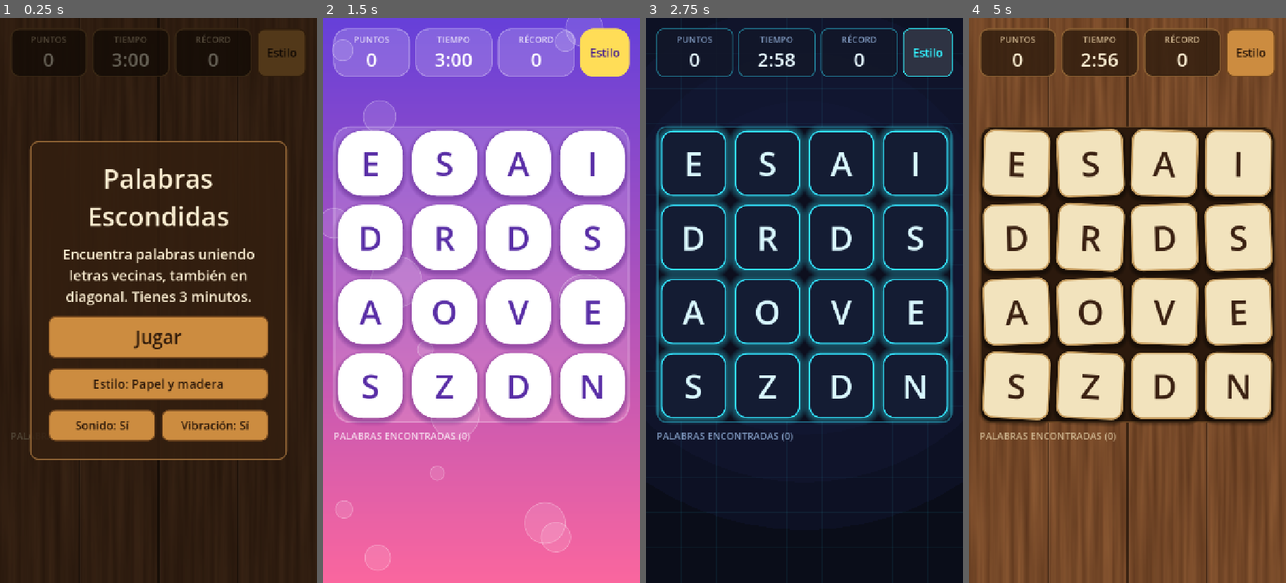
Above: before the commit, frames 1-4 (left to right).
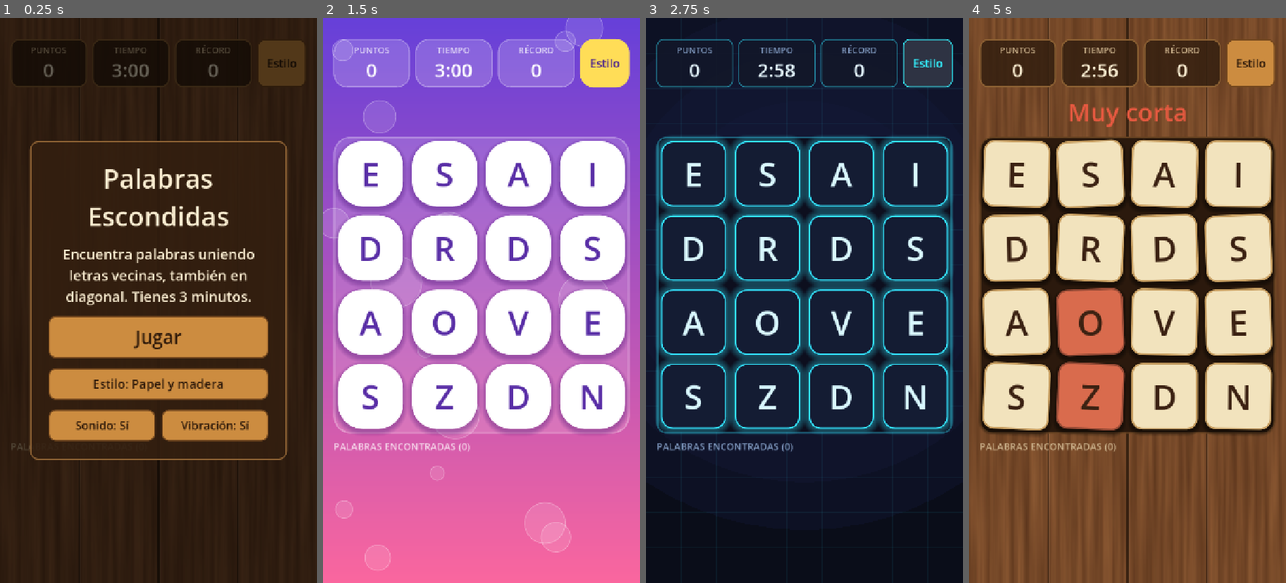
Above: after the commit, the same moments.

Repository: nawelitus/palabras-escondidas
Game: Godot game, scene res://main.tscn
Two runs of this game, one before a commit and one after it. Both use one fixed random seed, a clock stepped at 60 frames per second and the inputs below.
Inputs (mouse positions are in pixels of both pictures, inside the frame that each line leads up to):
- Up to frame 1 (0.25 s): no input
- Up to frame 2 (1.5 s): click "Jugar" at 0.5 s; click "Estilo" at 1.25 s
- Up to frame 3 (2.75 s): click "Estilo" at 2 s
- Up to frame 4 (5 s): click "Estilo" at 2.75 s; tap Enter at 3.5 s; drag from (1127, 272) to (1159, 176) at 3.52 s; tap Space at 4.25 s; drag from (1064, 328) to (1111, 413) at 4.27 s

The runs differ from the first frame. In frame 1, 1.9% of the frame differs, in the area x 3-96%, y 2-77%; in frame 2, 24%; in frame 3, 22%; in frame 4, 28%, in the area x 3-97%, y 1-77%.

Commit message:
feat: redesign app icon with lettered dice and raise HUD margin
Replace the B icon, which referred to the old name, with a 3x3 board of lettered dice where an amber path spells DADO. Letters are stroked paths because Godot's SVG import does not render text. Raise the space above the HUD to 48 virtual px (TOP_MARGIN) on top of the display safe area, since it sat too close to the top edge on a real phone.

Diff:
--- a/icon.svg
+++ b/icon.svg
@@ -1,6 +1,9 @@
 <svg xmlns="http://www.w3.org/2000/svg" width="512" height="512" viewBox="0 0 512 512">
-  <!-- Android masks launcher icons to a circle of ~66% of the canvas, so the
-       tile and letter stay inside that safe zone and the wood shows around it. -->
+  <!-- Wooden table, a 3x3 board of lettered dice and an amber path spelling DADO
+       (one step is diagonal). Letters are stroked paths because Godot's SVG import
+       does not render <text>. Android masks launcher icons to a circle of ~66% of
+       the canvas, so everything important stays in the central square.
+       Board:  D E S / R A D / T I O -->
   <defs>
     <linearGradient id="wood" x1="0" y1="0" x2="1" y2="1">
       <stop offset="0" stop-color="#8c5a33"/>
@@ -13,7 +16,43 @@
     <line x1="256" y1="0" x2="256" y2="512"/>
     <line x1="384" y1="0" x2="384" y2="512"/>
   </g>
-  <rect x="143" y="155" width="226" height="226" rx="44" fill="#2e1a0b" opacity="0.45"/>
-  <rect x="143" y="143" width="226" height="226" rx="44" fill="#f1e3c0" stroke="#c9a66b" stroke-width="8"/>
-  <path fill="#3b2412" fill-rule="evenodd" transform="translate(256 256) scale(0.6) translate(-295 -280)" d="M190 130 H290 C350 130 385 160 385 205 C385 235 370 255 345 266 C380 276 400 303 400 340 C400 395 360 430 295 430 H190 Z M235 170 V245 H285 C313 245 330 232 330 208 C330 184 313 170 285 170 Z M235 285 V390 H292 C325 390 345 372 345 337 C345 302 325 285 292 285 Z"/>
+  <!-- tray -->
+  <rect x="134" y="134" width="244" height="244" rx="34" fill="#2b1809" stroke="#6b4426" stroke-width="5"/>
+  <!-- path under the tiles: only the gaps show it, like in the game -->
+  <polyline points="179,179 256,256 333,256 333,333" fill="none" stroke="#f4b92f" stroke-width="22" stroke-linecap="round" stroke-linejoin="round"/>
+  <!-- tile shadows -->
+  <g fill="#000" opacity="0.3">
+    <rect x="146" y="151" width="66" height="66" rx="14"/><rect x="223" y="151" width="66" height="66" rx="14"/><rect x="300" y="151" width="66" height="66" rx="14"/>
+    <rect x="146" y="228" width="66" height="66" rx="14"/><rect x="223" y="228" width="66" height="66" rx="14"/><rect x="300" y="228" width="66" height="66" rx="14"/>
+    <rect x="146" y="305" width="66" height="66" rx="14"/><rect x="223" y="305" width="66" height="66" rx="14"/><rect x="300" y="305" width="66" height="66" rx="14"/>
+  </g>
+  <!-- tiles: cream dice, amber on the path -->
+  <g fill="#f1e3c0" stroke="#c9a66b" stroke-width="4">
+    <rect x="223" y="146" width="66" height="66" rx="14"/>
+    <rect x="300" y="146" width="66" height="66" rx="14"/>
+    <rect x="146" y="223" width="66" height="66" rx="14"/>
+    <rect x="146" y="300" width="66" height="66" rx="14"/>
+    <rect x="223" y="300" width="66" height="66" rx="14"/>
+  </g>
+  <g fill="#f4b92f" stroke="#b9801d" stroke-width="4">
+    <rect x="146" y="146" width="66" height="66" rx="14"/>
+    <rect x="223" y="223" width="66" height="66" rx="14"/>
+    <rect x="300" y="223" width="66" height="66" rx="14"/>
+    <rect x="300" y="300" width="66" height="66" rx="14"/>
+  </g>
+  <!-- letters: each glyph is drawn in a 40x56 box, scaled and centered on its tile -->
+  <g fill="none" stroke="#3b2412" stroke-width="8" stroke-linecap="round" stroke-linejoin="round">
+    <!-- row 0: D E S -->
+    <path transform="translate(165.4 160) scale(0.68)" d="M6 4 V52 H16 C32 52 36 40 36 28 C36 16 32 4 16 4 Z"/>
+    <path transform="translate(242.4 160) scale(0.68)" d="M34 4 H6 V52 H34 M6 28 H28"/>
+    <path transform="translate(319.4 160) scale(0.68)" d="M34 12 C30 6 24 4 18 4 C10 4 6 10 6 16 C6 24 12 26 20 28 C28 30 34 32 34 40 C34 48 28 52 20 52 C13 52 8 49 6 44"/>
+    <!-- row 1: R A D -->
+    <path transform="translate(165.4 237) scale(0.68)" d="M6 52 V4 H20 C30 4 34 10 34 17 C34 24 30 30 20 30 H6 M20 30 L34 52"/>
+    <path transform="translate(242.4 237) scale(0.68)" d="M4 52 L20 4 L36 52 M10 36 H30"/>
+    <path transform="translate(319.4 237) scale(0.68)" d="M6 4 V52 H16 C32 52 36 40 36 28 C36 16 32 4 16 4 Z"/>
+    <!-- row 2: T I O -->
+    <path transform="translate(165.4 314) scale(0.68)" d="M4 4 H36 M20 4 V52"/>
+    <path transform="translate(242.4 314) scale(0.68)" d="M10 4 H30 M20 4 V52 M10 52 H30"/>
+    <path transform="translate(319.4 314) scale(0.68)" d="M20 4 C8 4 5 16 5 28 C5 40 8 52 20 52 C32 52 35 40 35 28 C35 16 32 4 20 4 Z"/>
+  </g>
 </svg>
--- a/scripts/main.gd
+++ b/scripts/main.gd
@@ -7,6 +7,8 @@
 const LOW_TIME_SECONDS := 10.0
 const MESSAGE_SECONDS := 0.9
 const BOARD_SIDE := 672.0
+## Space above the HUD, on top of the display's safe-area inset (notch, camera hole).
+const TOP_MARGIN := 48
 const GAME_TITLE := "Palabras Escondidas"
 const INTRO_TEXT := "Encuentra palabras uniendo letras vecinas, también en diagonal. Tienes 3 minutos."
 
@@ -114,7 +116,7 @@
 	margin.set_anchors_and_offsets_preset(Control.PRESET_FULL_RECT)
 	for side in ["left", "right", "bottom"]:
 		margin.add_theme_constant_override("margin_" + side, 24)
-	margin.add_theme_constant_override("margin_top", 24 + int(_safe_top_inset()))
+	margin.add_theme_constant_override("margin_top", TOP_MARGIN + int(_safe_top_inset()))
 
 	var column := VBoxContainer.new()
 	column.add_theme_constant_override("separation", 14)
